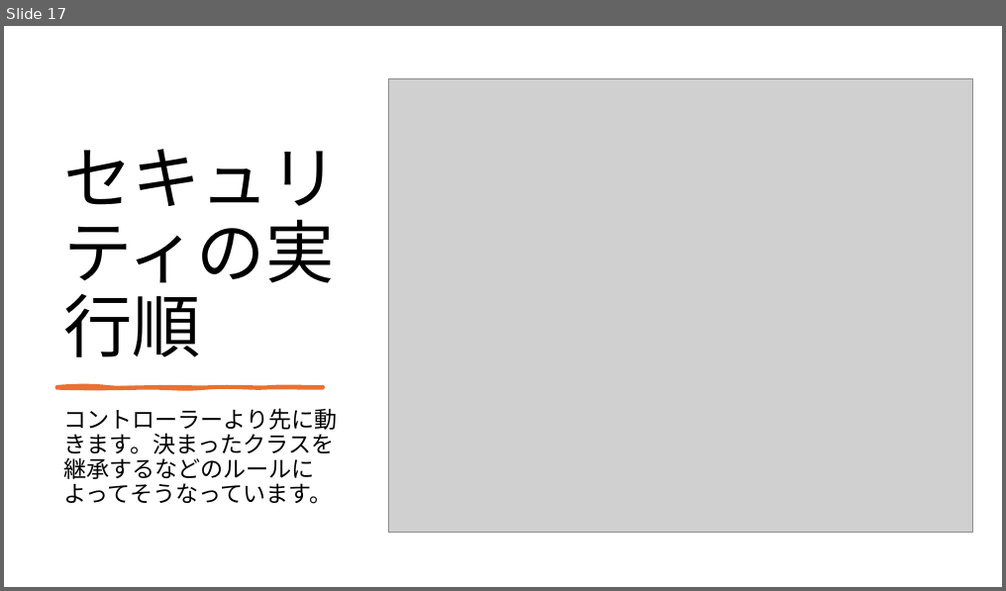
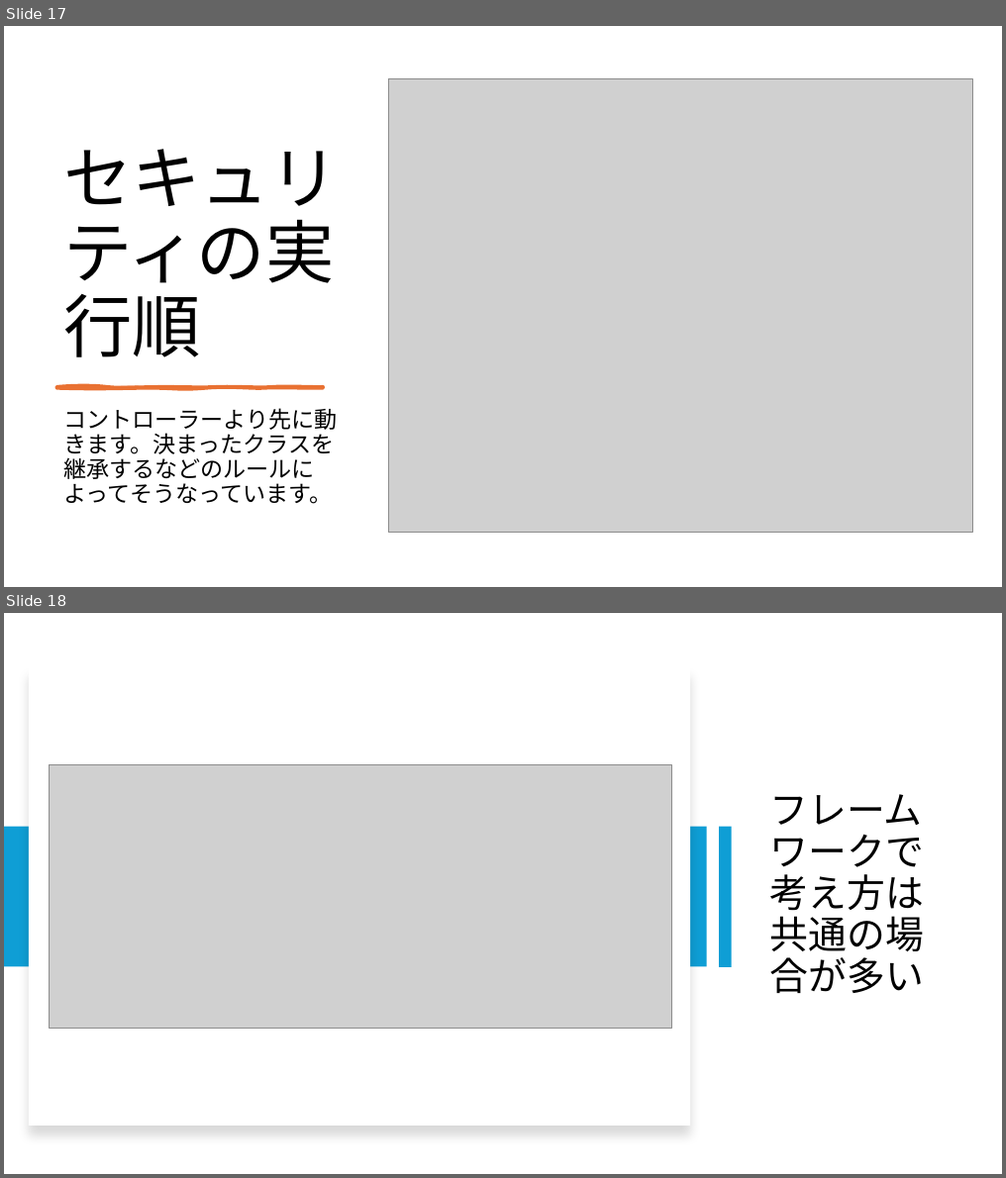
Before and after one commit to opei-lab/LoginDemo-java-, a slide deck: Springの構造（簡易まとめ）.pptx. Shown one above the other, each under a label of ours: slide 17 before the commit, slides 17 and 18 after it. The pictures are 1006x591 and 1006x1178 pixels, drawn with LibreOffice and Linux fonts; fonts in the diff are those of the drawing; grey boxes stand for pictures. Boxes give left, top, right and bottom in pixels: in the first picture for what was removed or moved away, otherwise in the second. Text is boxed around its words. In the diff, an @@ line names an element or a change of style, - is before the commit and + after.

```diff
--- a/Springの構造（簡易まとめ）.pptx
+++ b/Springの構造（簡易まとめ）.pptx
@@ slide 18 added at bbox=[4, 613, 1002, 1174], background #FFFFFF @@
@@ rectangle added at bbox=[29, 667, 690, 1126], fill #FFFFFF @@
@@ picture added at bbox=[49, 765, 672, 1029] @@
@@ title added at bbox=[770, 794, 924, 993], 37 pt, text #000000 @@
+フレームワークで考え方は共通の場合が多い
@@ rectangle added at bbox=[4, 827, 707, 967], fill #0F9ED5 @@
@@ rectangle added at bbox=[719, 827, 732, 967], fill #0F9ED5 @@
```
